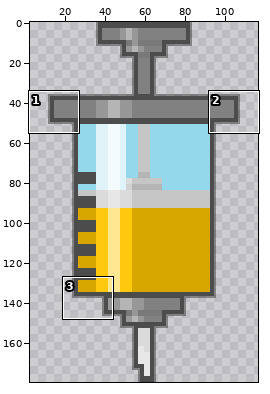
Two states of a sprite sheet, Assets/Designs/Equips/syringe.png. Above: a wide view before the commit, with the close-up outlined.
Close-up. The starting point:
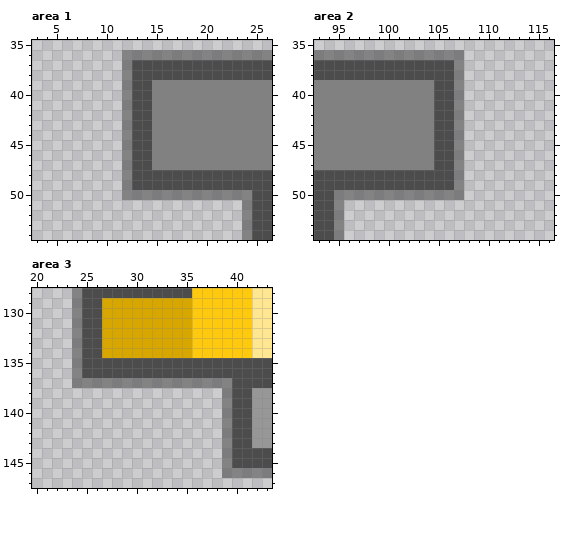
The file is 120x180 pixels. Colours within 5 levels of each other are drawn and written as one. Shown: area 1: x 3..26, y 35..54; area 2: x 93..116, y 35..54; area 3: x 20..43, y 128..147. The wide view leaves out empty margins. The commit also changed other parts of the picture, which this record leaves out.
Once edited:
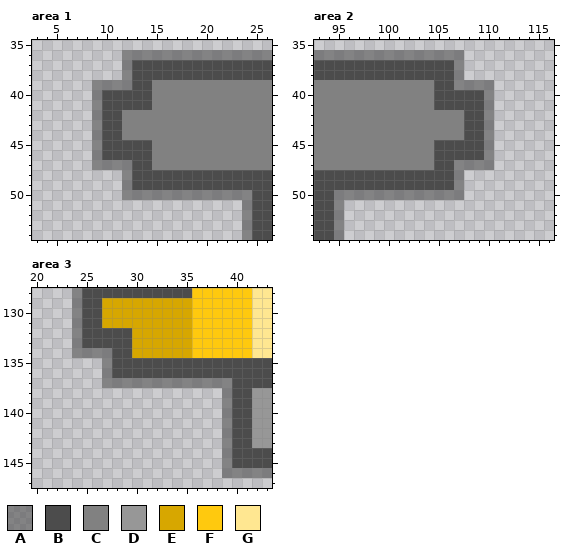
Palette (. is transparent): A #4c4c4c93  B #4c4c4c  C #818181  D #979797  E #d7a700  F #ffc90e  G #ffe791
Edits made:
Area 1:
The edit adds colour A in row 39 at x 9 to 11; in rows 40 to 46 at x 9; in row 47 at x 9 to 11.
The edit adds colour B in rows 40 to 46 at x 10 to 11.
Colour A gives way to colour B in rows 40 to 41 at x 12; in rows 45 to 46 at x 12.
Colour A gives way to colour C in rows 42 to 44 at x 12.
Colour B gives way to colour C in rows 42 to 44 at x 13 to 14.
Area 2:
The edit adds colour A in row 39 at x 108 to 110; in rows 40 to 46 at x 110; in row 47 at x 108 to 110.
The edit adds colour B in rows 40 to 46 at x 108 to 109.
Colour A gives way to colour B in rows 40 to 41 at x 107; in rows 45 to 46 at x 107.
Colour A gives way to colour C in rows 42 to 44 at x 107.
Colour B gives way to colour C in rows 42 to 44 at x 105 to 106.
Area 3:
Colour B gives way to colour A in row 134 at x 25 to 26; in rows 135 to 136 at x 27.
Colour E gives way to colour A in row 134 at x 27.
Colour E gives way to colour B in rows 132 to 133 at x 27 to 29; in row 134 at x 28 to 29.
Colour A is gone in rows 135 to 136 at x 24; in row 137 at x 24 to 26.
Colour B is gone in rows 135 to 136 at x 25 to 26.
